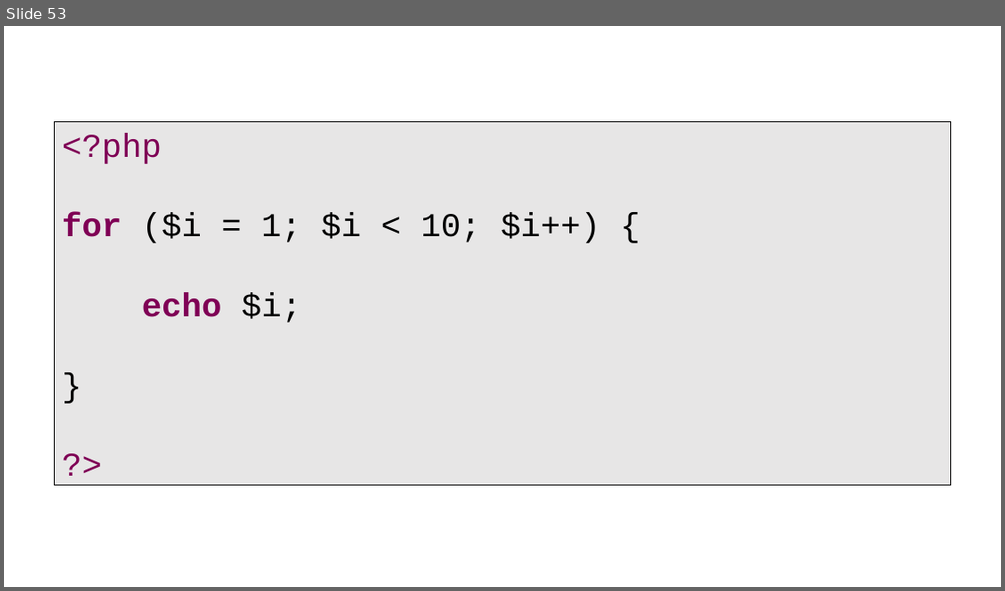
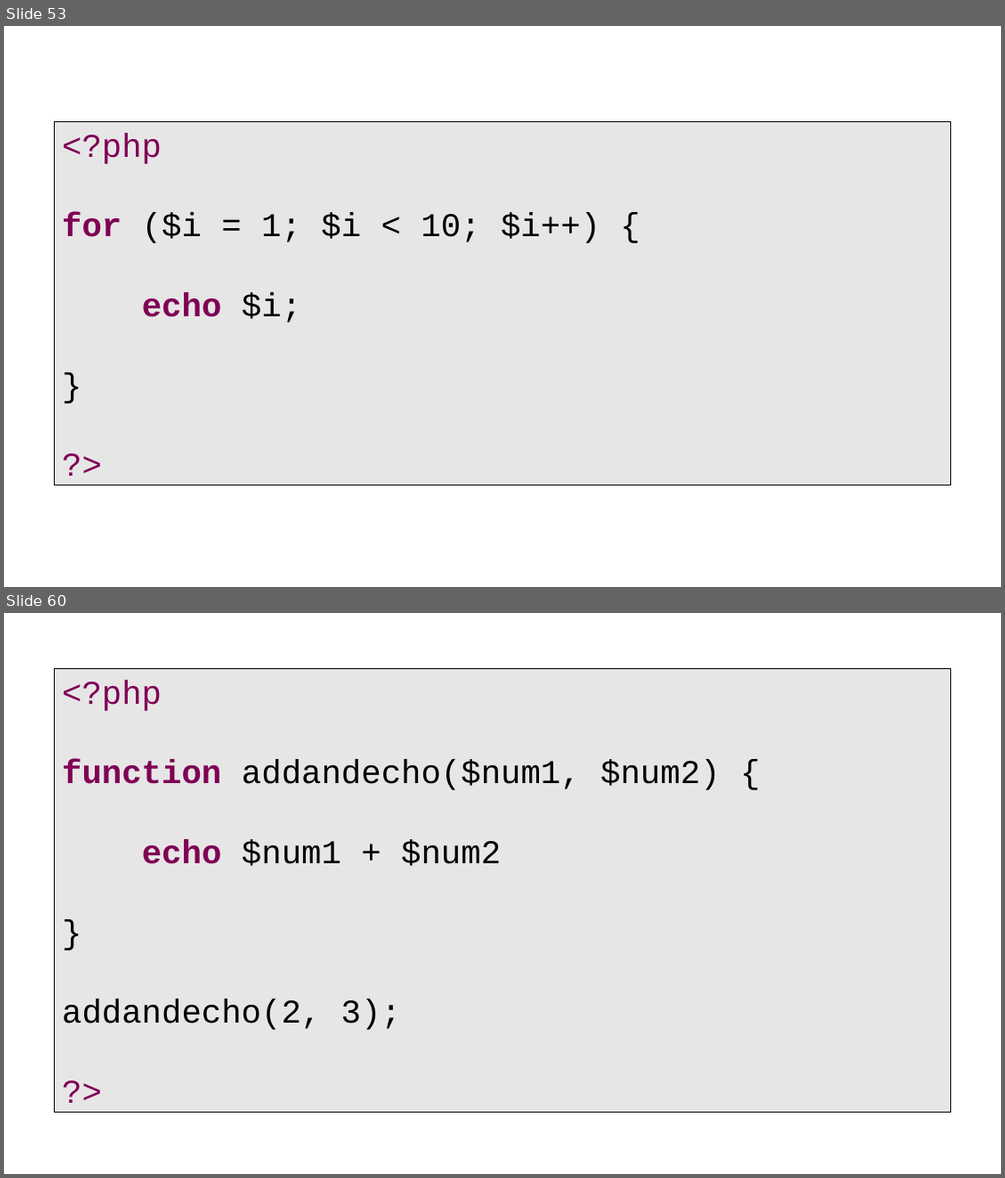
Before and after one commit to PHPEmbark/curriculum, a slide deck: course/1 - Basic Programming/Basics Of Programming.pptx. Shown one above the other, each under a label of ours: slide 53 before the commit, slides 53 and 60 after it; the slides between them are not shown. The pictures are 1005x591 and 1005x1178 pixels, drawn with LibreOffice and Linux fonts; fonts in the diff are those of the drawing. Boxes give left, top, right and bottom in pixels: in the first picture for what was removed or moved away, otherwise in the second. Text is boxed around its words. In the diff, an @@ line names an element or a change of style, - is before the commit and + after.

Commit message:
Moar powerpoint
Functions and files.

```diff
--- a/course/1 - Basic Programming/Basics Of Programming.pptx
+++ b/course/1 - Basic Programming/Basics Of Programming.pptx
@@ slide 60 added at (4,613,1001,1174), background #FFFFFF @@
@@ rectangle added at (4,617,19,647), fill #FFFFFF @@
@@ text added at (55,666,951,1116), fill #E7E6E6, outline #000000 0.75 pt, 32 pt, text #000000 @@
+<?php
+function addandecho($num1, $num2) {
+echo $num1 + $num2
+}
+addandecho(2, 3);
+?>
```
Also in this commit, not shown: 17 other slides added.
